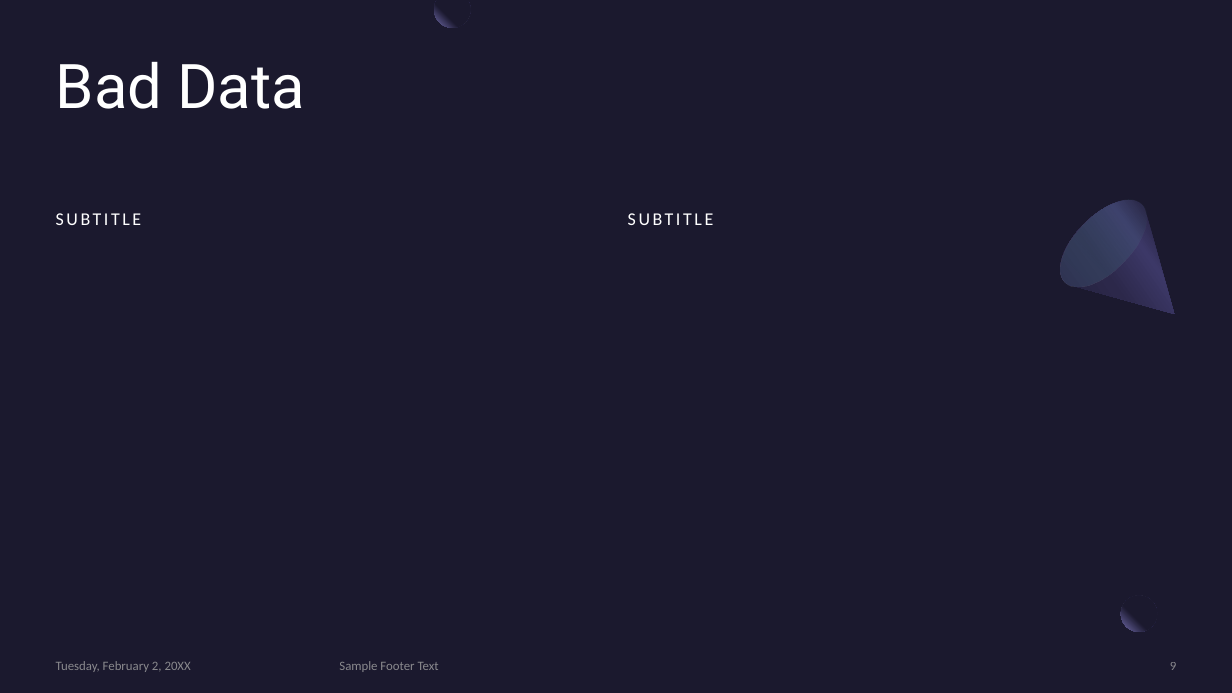
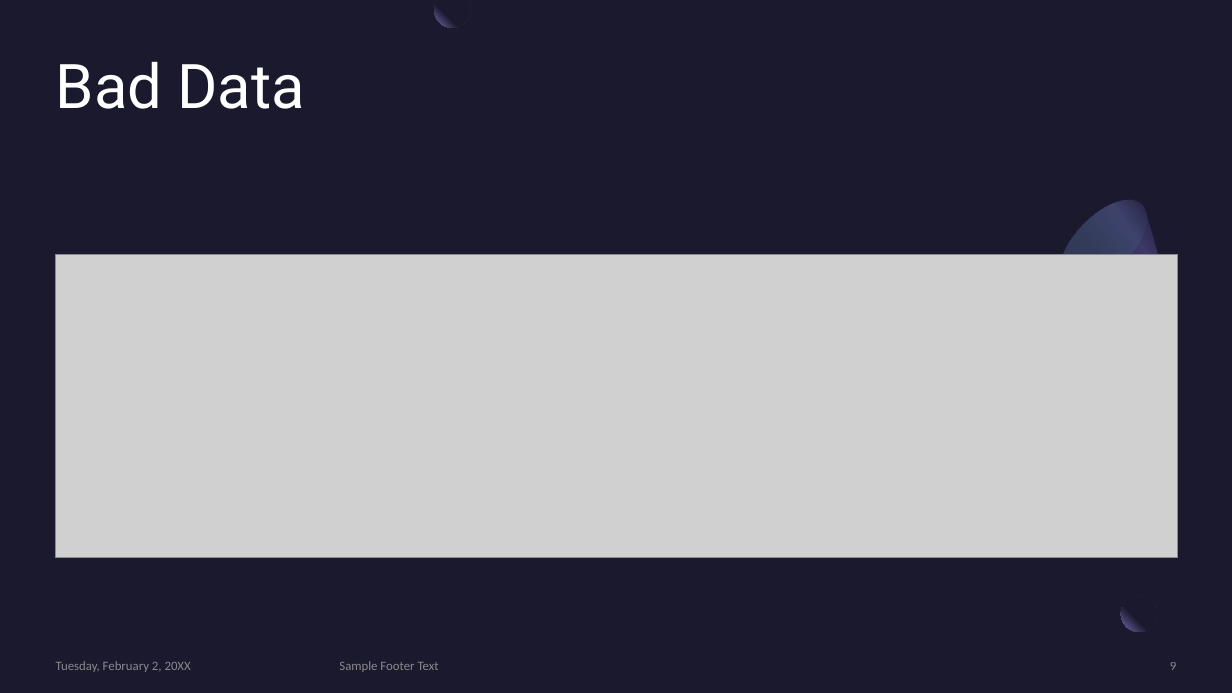
Before and after one commit to davevstorey/CS5080_TS, a slide deck: slide 9 of Classifying Depression with Activity.pptx. Drawn at 1232x693 pixels with LibreOffice and Linux fonts; fonts in the diff are those of the drawing; grey boxes stand for pictures. Boxes give left, top, right and bottom in pixels: in the first picture for what was removed or moved away, otherwise in the second. Text is boxed around its words. In the diff, an @@ line names an element or a change of style, - is before the commit and + after.

Commit message:
Adding bad data slide

```diff
--- a/Classifying Depression with Activity.pptx
+++ b/Classifying Depression with Activity.pptx
@@ text removed at [56,213,142,225] @@
-SUBTITLE
@@ text removed at [628,213,714,225] @@
-SUBTITLE
@@ picture added at [55,254,1177,557] @@
```
Also in this commit, not shown: 1 other slide changed, 1 other file.
